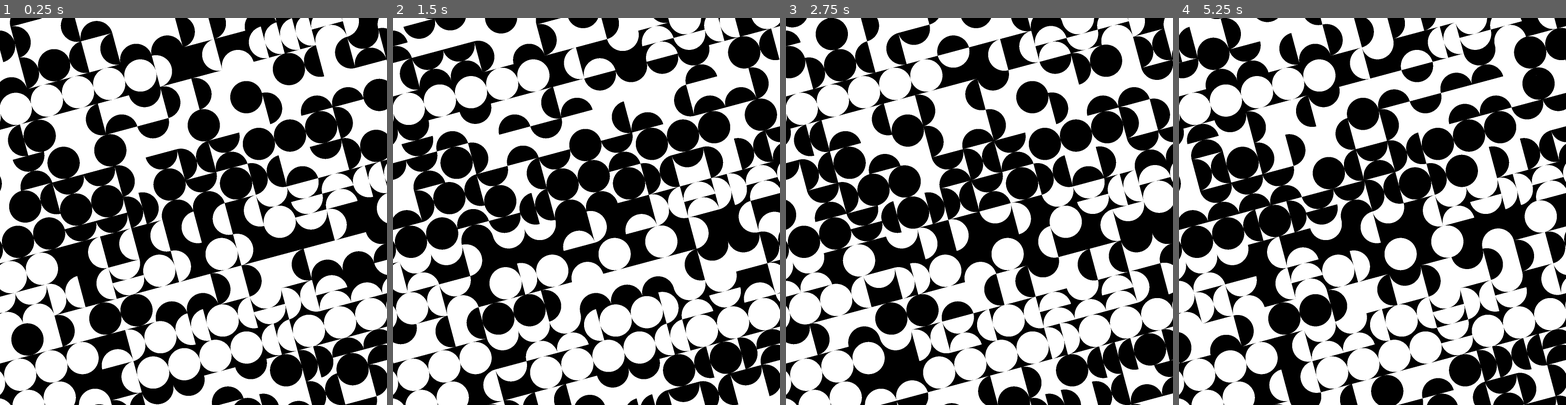
Above: before the commit, frames 1-4 (left to right).
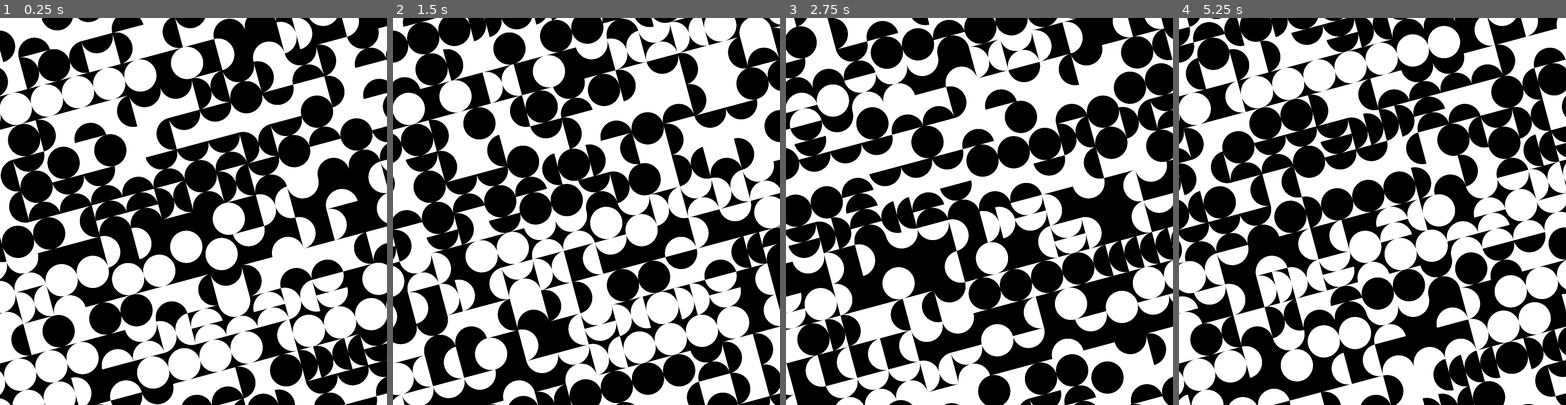
Above: after the commit, the same moments.

Repository: rio-raimundo/Sykora-painting-recreation
Game: Godot game, scene res://scenes/main.tscn
The game is run twice, just before and just after one commit, with the same random seed, the same clock (stepped at 60 frames per second) and the same inputs.
Inputs:
- Up to frame 1 (0.25 s): no input
- Up to frame 2 (1.5 s): tap Enter at 0.5 s; tap P at 0.6 s; tap R at 0.8, 1.35 s; tap Space at 1.25 s; hold S from 1.28 s (still down)
- Up to frame 3 (2.75 s): tap H at 1.55, 2.1 s; tap Enter at 2 s; release S at 2.03 s; tap P at 2.3 s
- Up to frame 4 (5.25 s): tap Space at 2.75, 4.25 s; tap P at 2.85, 4.55, 5.1 s; tap R at 3.05, 3.6 s; tap Enter at 3.5 s; hold S from 3.53 s (still down); tap H at 3.8, 4.35 s

The runs differ from the first frame. In frame 1, 31% of the frame differs, in the area x 0-100%, y 0-100%; in frame 2, 43%; in frame 3, 47%; in frame 4, 47%.

Commit message:
Added control over the grid generation

Diff:
--- a/scripts/grid.gd
+++ b/scripts/grid.gd
@@ -8,7 +8,7 @@
 
 # Event probabilities
 # Patterns: Single semicircle against edge, double stacked semcircles, circle, two semicircles facing inwards
-const P_PATTERNS_STARTING = [0.5, 0.2, 0.2, 0.2]  # initial probability of generating each pattern (first passthrough)
+const P_PATTERNS_STARTING = [0.5, 0.1, 0.2, 0.2]  # initial probability of generating each pattern (first passthrough)
 const P_IS_WHITE = 0.5  # probability that a given row's background color is white
 
 # Calculated variables
@@ -33,16 +33,20 @@
 	var centre: Vector2
 	var is_white: bool
 	var initial_pattern_idx: int
+	var orientation: float
+
 	var current_pattern_idx: int = 0
 
 	func _init(
 		centre: Vector2,
 		is_white: bool = false,
-		initial_pattern_idx: int = 0
+		initial_pattern_idx: int = 0,
+		orientation: float = 0,
 	):
 		self.centre = centre
 		self.is_white = is_white
 		self.initial_pattern_idx = initial_pattern_idx
+		self.orientation = orientation
 
 
 # --- MAIN FUNCTIONS ---
@@ -67,20 +71,23 @@
 	_generate_semicircles()
 	queue_redraw()
 
-func _generate_grid_squares():
-	# Randomly generate our grid square colors
-	for row in range(N_DRAWN_CELLS):
-		# All squares in the same row have the same color
-		var is_white = randf() < P_IS_WHITE
-
-		# Loop through columns, generate random starting pattern idx and create GridSquare class
-		for col in range(N_DRAWN_CELLS):
-			# Populate the grid_square
-			grid_squares[row][col] = GridSquare.new(
-				grid_squares[row][col].centre,  # centre never changes
-				is_white,
-				weighted_random(P_PATTERNS_STARTING)
-			)
+func _generate_grid_squares(
+	gen_color: bool = true,
+	gen_initial_patterns: bool = true,
+):
+	if gen_color:
+		for row in range(N_DRAWN_CELLS):
+			var is_white = randf() < P_IS_WHITE
+			for col in range(N_DRAWN_CELLS):
+				grid_squares[row][col].is_white = is_white
+
+	if gen_initial_patterns:
+		for row in range(N_DRAWN_CELLS):
+			for col in range(N_DRAWN_CELLS):
+				var grid_orientation = int(randf()*4) * PI/2
+				var initial_pattern_idx = weighted_random(P_PATTERNS_STARTING)
+				grid_squares[row][col].initial_pattern_idx = initial_pattern_idx
+				grid_squares[row][col].orientation = grid_orientation
 
 func _generate_semicircles():
 	# Draw all grid squares and patterns to the screen
@@ -130,21 +137,30 @@
 				_draw_semicircle_pattern(
 					g.centre,
 					g.current_pattern_idx,
+					g.orientation,
 					_to_color(!g.is_white)
 				)
 
 # Redraw on R key presses
 func _input(event):
-	print('got here')
-	if event is InputEventKey:
-		# If R, reset the circle generation
-		if event.keycode == KEY_R and event.is_pressed() and not event.is_echo():
-			queue_redraw()
+	const LEGAL_KEYS = [KEY_S, KEY_P, KEY_R, KEY_H]
+
+	if (event is InputEventKey) and (event.keycode in LEGAL_KEYS):
+		# If S, reset the circle generation KEEPING THE SAME INITIAL PATTERN IDXS
+		if event.keycode == KEY_S and event.is_pressed() and not event.is_echo():
+			_generate_semicircles()
+
+		# If P, reset the circle generation WITH NEW PATTERN IDXs
+		if event.keycode == KEY_P and event.is_pressed() and not event.is_echo():
+			_generate_grid_squares(false, true)
+			_generate_semicircles()
 
 		# If H, toggle hide/show circles
 		if event.keycode == KEY_H and event.is_pressed() and not event.is_echo():
 			show_circles = !show_circles
-			queue_redraw()
+
+		# Redraw no matter what
+		queue_redraw()
 
 
 # --- HELPER FUNCTIONS ---
@@ -181,6 +197,7 @@
 func _draw_semicircle_pattern(
 	centre: Vector2, 	# centre of the square
 	pattern_idx: int,   # which of the four legal patterns to draw
+	square_orientation: float, # the orientation of the pattern (should be in [0, PI/2, PI, -PI/2])
 	color: Color
 ):
 	# Assign the rotations
@@ -199,14 +216,11 @@
 		sc_centres = [centre - Vector2(0, 0.25*cell_length), centre + Vector2(0, 0.25*cell_length)]
 		sc_rotations = [PI, 0]
 
-	# Choose the global rotation to apply - each of the four options has 25% chance for now
-	var base_rotation = int(randf()*4) * PI/2
-
 	for sc_idx in range(len(sc_centres)):
 		var sc_points = gen_semicircle_points(sc_centres[sc_idx], cell_length/2, sc_rotations[sc_idx])
 
 		# Rotate around the centre of the SQUARE by the base rotation
-		for idx in range(len(sc_points)): sc_points[idx] = rotate_by(sc_points[idx], base_rotation, centre)
+		for idx in range(len(sc_points)): sc_points[idx] = rotate_by(sc_points[idx], square_orientation, centre)
 
 		draw_polygon(_to_world(sc_points), [color])
 
